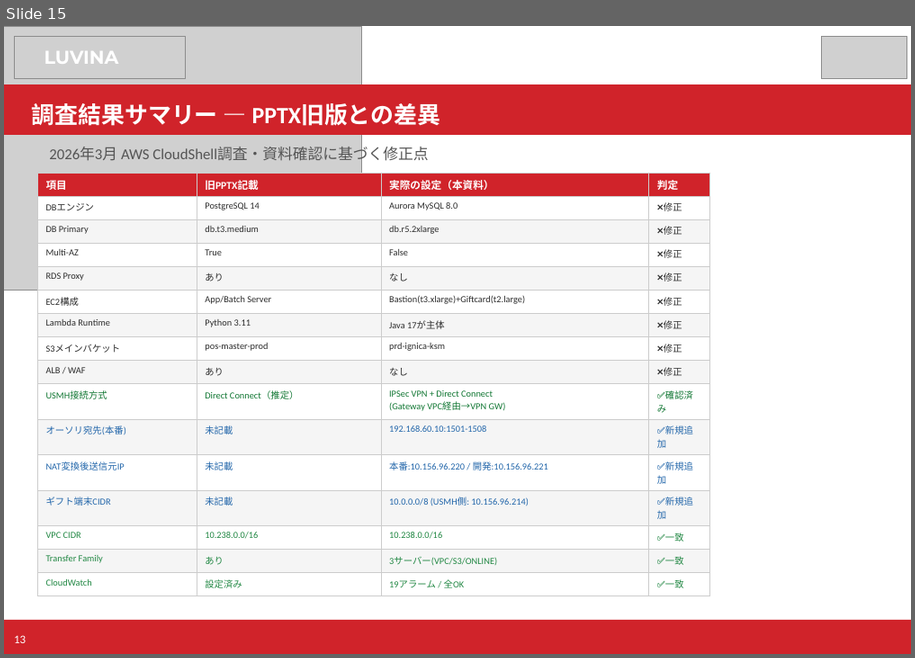
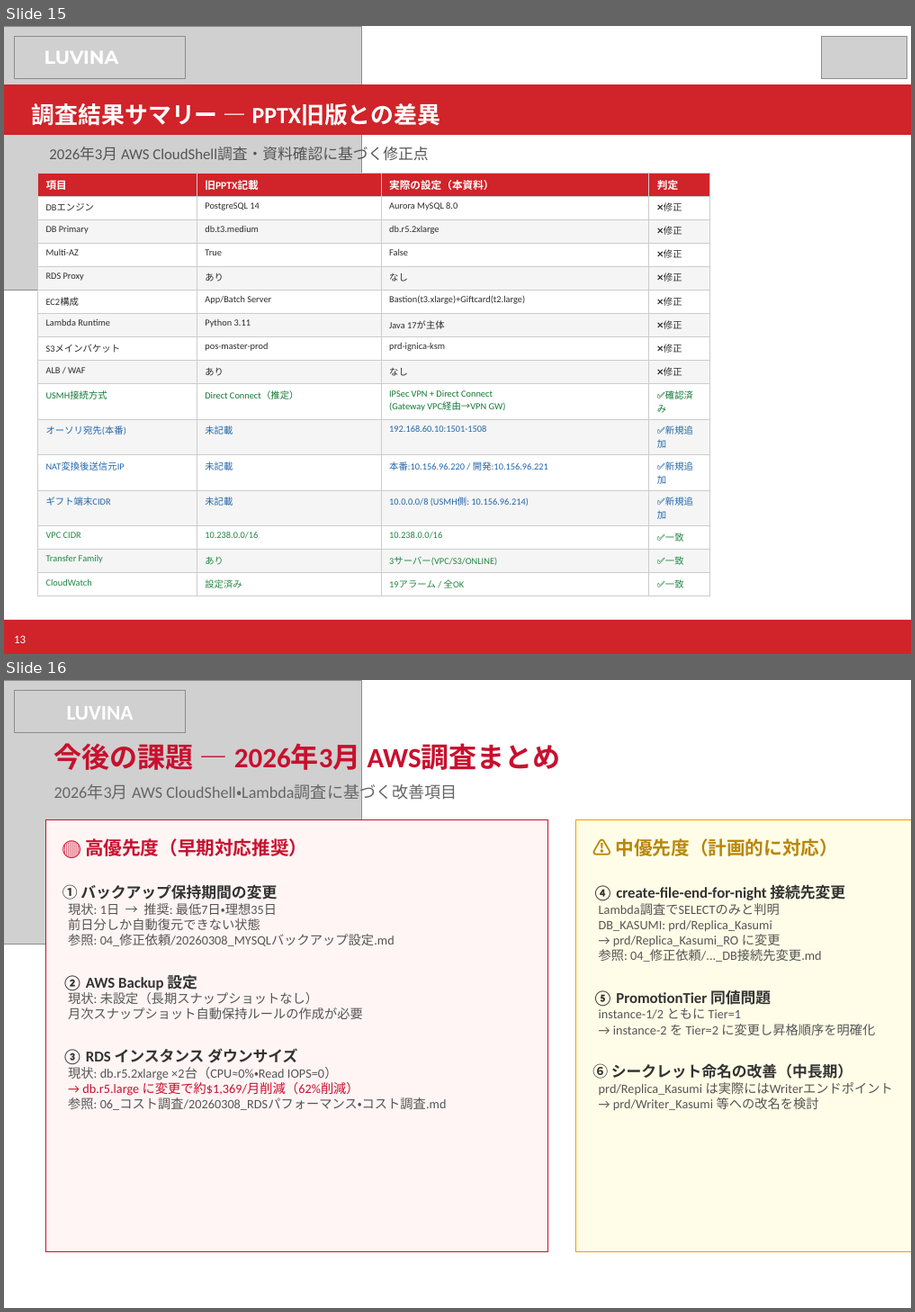
Before and after one commit to kiyoharakadutoshi/kasumi_pos-server_aws, a slide deck: 40_AWS/01_構成資料/カスミPOS_AWS構成資料.pptx. Shown one above the other, each under a label of ours: slide 15 before the commit, slides 15 and 16 after it. The pictures are 915x658 and 915x1312 pixels, drawn with LibreOffice and Linux fonts; fonts in the diff are those of the drawing; grey boxes stand for pictures; background and template pictures are left out. Boxes give left, top, right and bottom in pixels: in the first picture for what was removed or moved away, otherwise in the second. Text is boxed around its words. In the diff, an @@ line names an element or a change of style, - is before the commit and + after.

Commit message:
docs: 今後の課題スライド追加・RDS/リカバリー/コスト調査ドキュメント修正
- PPTX: 今後の課題スライド(slide16)を追加（高/中優先度の6項目）
- 01_RDS_Aurora.md: Multi-Az誤記修正(true→false)・接続情報にWriter/Reader使い分け詳細追加
- 01_recover_rds.sh: restore時のインスタンスクラスにダウンサイズ推奨コメント追加
- 20260308_RDSパフォーマンス・コスト調査.md: Read IOPS=0の誤解修正（Lambda調査結果反映）

```diff
--- a/40_AWS/01_構成資料/カスミPOS_AWS構成資料.pptx
+++ b/40_AWS/01_構成資料/カスミPOS_AWS構成資料.pptx
@@ slide 16 added at (4, 680, 911, 1308), background #FFFFFF @@
@@ picture added at (4, 680, 361, 944) @@
@@ picture added at (14, 690, 186, 733) @@
@@ text added at (67, 706, 134, 720), 18 pt, text #FFFFFF, bold @@
+LUVINA
@@ text added at (54, 743, 561, 770), 24 pt, text #C8102E, bold @@
+今後の課題 — 2026年3月 AWS調査まとめ
@@ text added at (54, 784, 458, 802), 14 pt, text #666666 @@
+2026年3月 AWS CloudShell・Lambda調査に基づく改善項目
@@ rectangle added at (46, 820, 548, 1253), fill #FFF5F5, outline #C8102E 0.75 pt, 11 pt, text #555555 @@
+🔴 高優先度（早期対応推奨）
+① バックアップ保持期間の変更
+現状: 1日 → 推奨: 最低7日・理想35日
+前日分しか自動復元できない状態
+参照: 04_修正依頼/20260308_MYSQLバックアップ設定.md
+② AWS Backup 設定
+現状: 未設定（長期スナップショットなし）
+月次スナップショット自動保持ルールの作成が必要
+③ RDS インスタンス ダウンサイズ
+現状: db.r5.2xlarge ×2台（CPU≈0%・Read IOPS=0）
+→ db.r5.large に変更で約$1,369/月削減（62%削減）
+参照: 06_コスト調査/20260308_RDSパフォーマンス・コスト調査.md
@@ rectangle added at (576, 820, 911, 1253), fill #FFFDE7, outline #F59B00 0.75 pt, 11 pt, text #555555 @@
+⚠️ 中優先度（計画的に対応）
+④ create-file-end-for-night 接続先変更
+Lambda調査でSELECTのみと判明
+DB_KASUMI: prd/Replica_Kasumi
+→ prd/Replica_Kasumi_RO に変更
+参照: 04_修正依頼/..._DB接続先変更.md
+⑤ PromotionTier 同値問題
+instance-1/2 ともに Tier=1
+→ instance-2 を Tier=2 に変更し昇格順序を明確化
+⑥ シークレット命名の改善（中長期）
+prd/Replica_Kasumi は実際にはWriterエンドポイント
+→ prd/Writer_Kasumi 等への改名を検討
```
Also in this commit, not shown: 3 other files.
